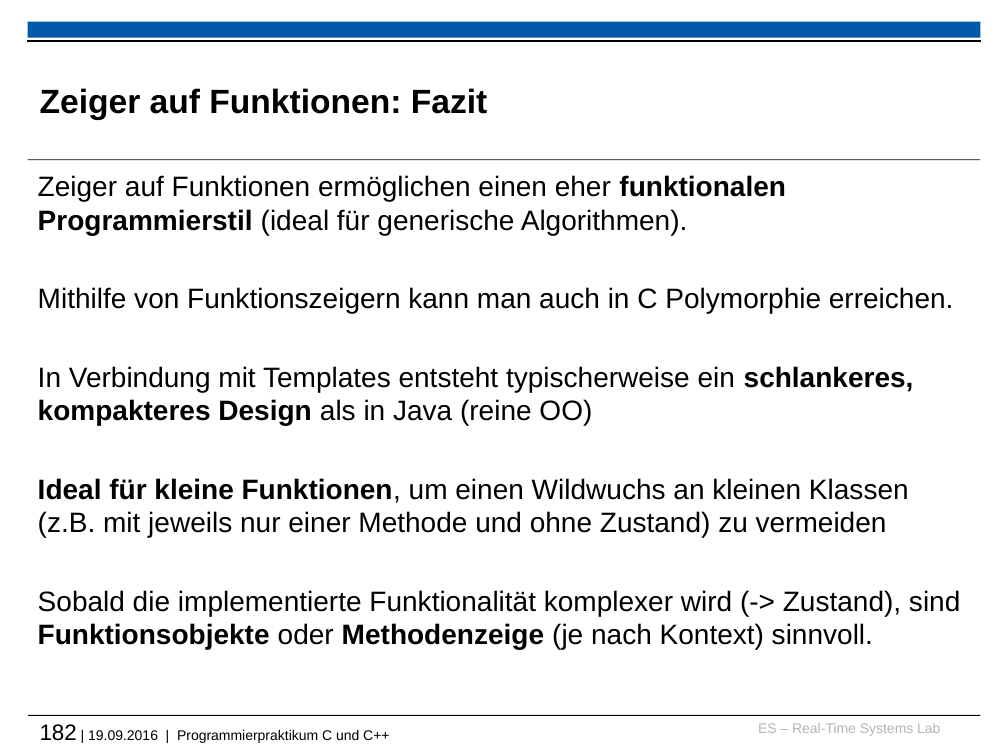
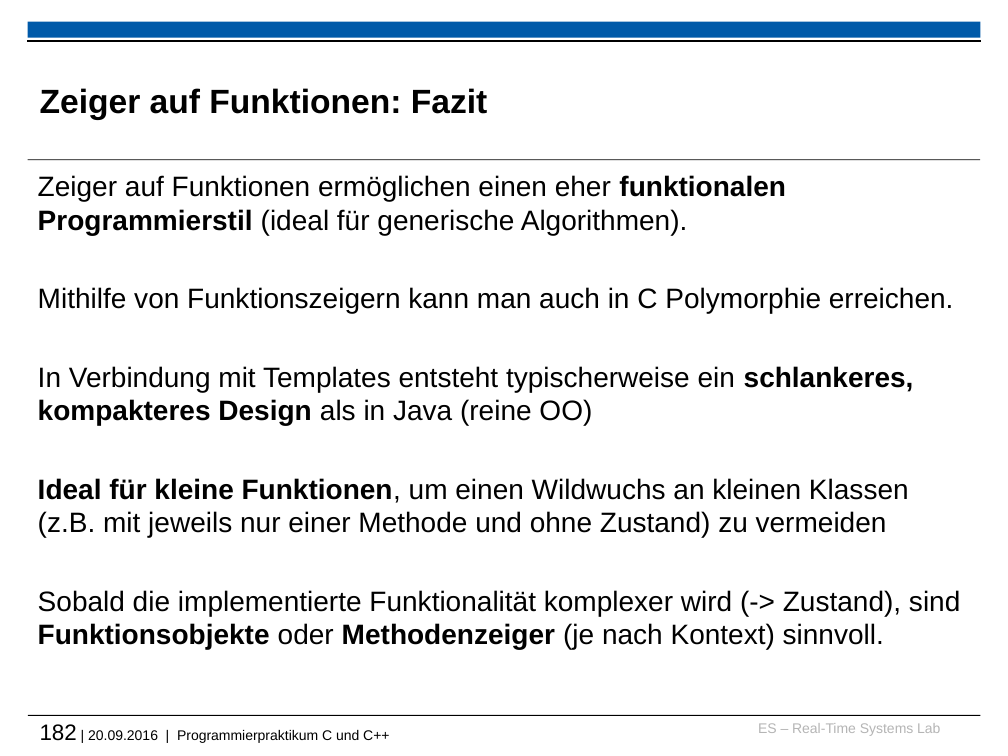
Before and after one commit to h82k/tud-cppp, a slide deck: slide 182 of cppp_lecture.pptx. Drawn at 1008x756 pixels with LibreOffice and Linux fonts; fonts in the diff are those of the drawing; background and template pictures are left out. Boxes give left, top, right and bottom in pixels: in the first picture for what was removed or moved away, otherwise in the second. Text is boxed around its words. In the diff, an @@ line names an element or a change of style, - is before the commit and + after.

```diff
--- a/cppp_lecture.pptx
+++ b/cppp_lecture.pptx
@@ text at (38,590,960,649): text changed @@
-Sobald die implementierte Funktionalität komplexer wird (-> Zustand), sind Funktionsobjekte oder Methodenzeige (je nach Kontext) sinnvoll.
+Sobald die implementierte Funktionalität komplexer wird (-> Zustand), sind Funktionsobjekte oder Methodenzeiger (je nach Kontext) sinnvoll.
@@ text at (40,724,389,743): text changed @@
-182 | 19.09.2016 | Programmierpraktikum C und C++
+182 | 20.09.2016 | Programmierpraktikum C und C++
```
Also in this commit, not shown: 5 other slides changed, 3 other files.
